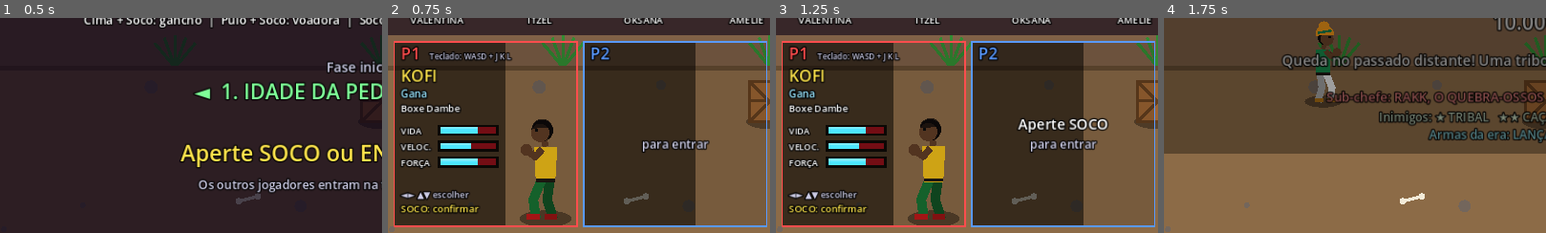
Above: before the commit, frames 1-4 (left to right).
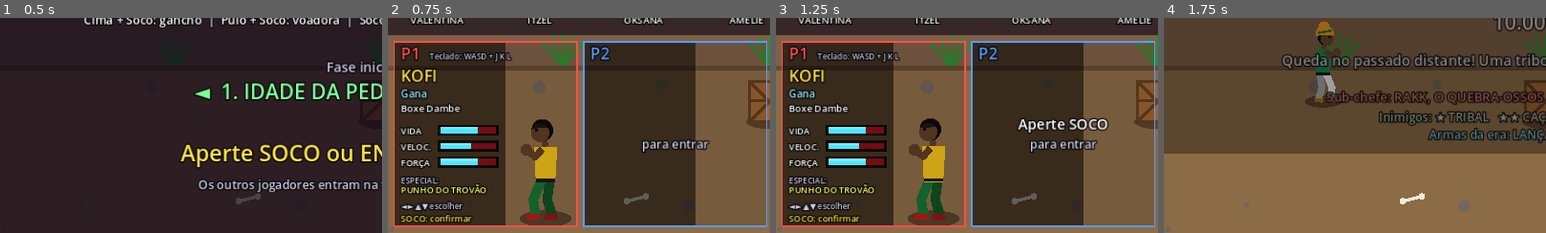
Above: after the commit, the same moments.

Repository: zugby0101/punho-do-tempo1
Game: Godot game, scene res://scenes/main.tscn
Two runs of this game, one before a commit and one after it. Both use one fixed random seed, a clock stepped at 60 frames per second and the inputs below.
Inputs:
- Up to frame 1 (0.5 s): no input
- Up to frame 2 (0.75 s): tap Enter (start) at 0.5 s; hold D (move_right) from 0.53 s (still down); tap J (attack) at 0.6 s
- Up to frame 3 (1.25 s): keep holding D (move_right); tap K (jump) at 0.77, 1.07 s; tap L (special) at 0.8 s
- Up to frame 4 (1.75 s): release D (move_right) at 1.28 s; hold S (move_down) from 1.28 s (still down); tap L (special) at 1.35 s; tap K (jump) at 1.52 s; tap Enter (start) at 1.55 s
The pictures show only the part of the screen within x 0-50%, y 50-100%; the shares and areas given below are measured in that part.

Frame 1 is identical in both runs. In frame 2, 2.4% of the frame differs, in the area x 3-26%, y 73-96%; in frame 3, 2.4%; in frame 4, nothing differs.

Commit message:
Adiciona golpe especial exclusivo para cada personagem
14 especiais com 8 mecânicas: giro, rajada, salto com onda de choque,
mergulho, salto ascendente, investida, projétil de energia e onda sísmica.
Nome do golpe aparece na seleção e ao executar.

Co-Authored-By: Claude Opus 5.5 <noreply@anthropic.com>
Claude-Session: https://claude.ai/code/session_01F7JcMAfvqt3WyJLdoP2HiQ

Diff:
--- a/scripts/characters.gd
+++ b/scripts/characters.gd
@@ -22,11 +22,34 @@
 	]
 
 
+## Golpe especial exclusivo de cada personagem (mesma ordem da lista).
+## type: spin, flurry, slam, dive, rise, dash, projectile, quake (ver player.gd).
+static func _specials() -> Array:
+	return [
+		{"name": "MEIA-LUA DE COMPASSO", "type": "spin", "pose": "kick", "dur": 0.55, "interval": 0.18, "reach": 96, "dmg": 7, "move": 120.0, "cost": 6, "color": Color(1, 0.9, 0.2)},
+		{"name": "RAJADA DE JABS", "type": "flurry", "pose_a": "jab", "pose_b": "cross", "dur": 0.6, "interval": 0.08, "reach": 66, "dmg": 3, "lunge": 40.0, "final_dmg": 12, "cost": 6, "color": Color(0.5, 0.8, 1)},
+		{"name": "ESMAGADOR TEXANO", "type": "slam", "jump_v": 720.0, "move": 240.0, "reach": 125, "dmg": 20, "cost": 8, "color": Color(1, 0.7, 0.3)},
+		{"name": "TOPE SUICIDA", "type": "dive", "speed": 560.0, "dur": 0.45, "interval": 0.0, "reach": 62, "dmg": 16, "cost": 7, "color": Color(1, 0.3, 0.6)},
+		{"name": "MOINHO SIBERIANO", "type": "spin", "pose": "special", "dur": 0.8, "interval": 0.2, "reach": 112, "dmg": 9, "move": 60.0, "cost": 8, "color": Color(1, 0.3, 0.3)},
+		{"name": "CHUTE DO HOPAK", "type": "rise", "pose": "kick", "jump_v": 640.0, "move": 140.0, "interval": 0.12, "reach": 72, "dmg": 6, "cost": 6, "color": Color(1, 0.95, 0.5)},
+		{"name": "TORNADO DE CHUTES", "type": "dash", "pose": "kick", "spin": true, "startup": 0.05, "speed": 380.0, "dur": 0.5, "interval": 0.1, "reach": 72, "dmg": 5, "cost": 6, "color": Color(0.3, 1, 0.5)},
+		{"name": "FOUETTÉ TRIPLO", "type": "flurry", "pose_a": "kick", "pose_b": "kick", "dur": 0.54, "interval": 0.18, "reach": 92, "dmg": 7, "lunge": 70.0, "final_dmg": 10, "cost": 6, "color": Color(0.7, 0.6, 1)},
+		{"name": "ONDA KI", "type": "projectile", "proj": "ki", "speed": 520.0, "dmg": 18, "cost": 7, "color": Color(0.4, 0.85, 1)},
+		{"name": "CHUTE DA FÊNIX", "type": "dive", "pose": "jumpkick", "speed": 520.0, "dur": 0.5, "interval": 0.12, "reach": 68, "dmg": 6, "cost": 7, "color": Color(1, 0.4, 0.15)},
+		{"name": "PUNHO DO TROVÃO", "type": "dash", "pose": "cross", "startup": 0.22, "speed": 470.0, "dur": 0.28, "interval": 0.0, "reach": 70, "dmg": 22, "cost": 8, "color": Color(1, 1, 0.4)},
+		{"name": "ONDA SÍSMICA", "type": "quake", "dmg": 14, "speed": 420.0, "cost": 7, "color": Color(0.85, 0.6, 0.3)},
+		{"name": "INVESTIDA HAKA", "type": "dash", "pose": "charge", "startup": 0.15, "speed": 430.0, "dur": 0.6, "interval": 0.0, "reach": 60, "dmg": 15, "cost": 8, "color": Color(0.9, 0.9, 0.9)},
+		{"name": "JOELHADA VOADORA", "type": "rise", "pose": "jumpkick", "jump_v": 560.0, "move": 320.0, "interval": 0.0, "reach": 66, "dmg": 17, "cost": 7, "color": Color(1, 0.6, 0.1)},
+	]
+
+
 static func list() -> Array:
 	var arr := _list_base()
 	var ends := _endings()
+	var sps := _specials()
 	for i in arr.size():
 		arr[i]["ending"] = ends[i]
+		arr[i]["special"] = sps[i]
 	return arr
 
 
--- /dev/null
+++ b/scripts/energy.gd
@@ -0,0 +1,63 @@
+extends Node2D
+## Projéteis dos golpes especiais: "ki" (bola de energia) e "wave" (onda pelo chão).
+
+var game
+var owner_player
+var kind := "ki"
+var dir := 1
+var speed := 520.0
+var dmg := 18
+var color := Color(0.4, 0.85, 1)
+var height := 50.0
+var life := 1.2
+var t := 0.0
+var hit_list: Array = []
+
+
+func _physics_process(delta: float) -> void:
+	if game == null or game.is_frozen():
+		return
+	t += delta
+	life -= delta
+	position.x += dir * speed * delta
+	if life <= 0.0 or position.x < game.cam_left() - 40.0 or position.x > game.cam_right() + 40.0:
+		queue_free()
+		return
+	var targets: Array = game._alive_enemies()
+	targets.append_array(get_tree().get_nodes_in_group("breakables"))
+	for e in targets:
+		if e in hit_list or not e.can_be_hit():
+			continue
+		var reach := 34.0 if kind == "ki" else 30.0
+		if absf(e.position.x - position.x) < reach and absf(e.position.y - position.y) < 26.0:
+			hit_list.append(e)
+			var p: float = owner_player.power if is_instance_valid(owner_player) else 1.0
+			e.take_hit(int(dmg * p), dir, true)
+			if is_instance_valid(owner_player):
+				game.on_hit(owner_player, e, {"dmg": dmg, "heavy": true, "knock": true})
+			if kind == "ki":
+				game.spawn_spark(position + Vector2(0, -height), color, 1.6)
+				queue_free()
+				return
+	queue_redraw()
+
+
+func _draw() -> void:
+	if kind == "ki":
+		draw_set_transform(Vector2.ZERO, 0.0, Vector2(1.0, 0.3))
+		draw_circle(Vector2.ZERO, 16.0, Color(0, 0, 0, 0.3))
+		draw_set_transform(Vector2.ZERO)
+		var c := Vector2(0, -height)
+		for k in 4:
+			draw_circle(c - Vector2(dir * k * 12.0, 0), 14.0 - k * 3.0, Color(color.r, color.g, color.b, 0.25 - k * 0.05))
+		var pulse := 2.0 * sin(t * 30.0)
+		draw_circle(c, 18.0 + pulse, Color(color.r, color.g, color.b, 0.45))
+		draw_circle(c, 11.0 + pulse * 0.5, color)
+		draw_circle(c, 6.0, Color(1, 1, 1))
+	else:
+		# pedras saltando do chão
+		for k in 4:
+			var x := -dir * k * 16.0
+			var hgt := 34.0 * (1.0 - k * 0.22) * (0.8 + 0.2 * sin(t * 40.0 + k))
+			draw_colored_polygon(PackedVector2Array([Vector2(x - 9, 0), Vector2(x + 9, 0), Vector2(x + 2, -hgt), Vector2(x - 3, -hgt * 0.8)]), color.darkened(0.15 * k))
+		draw_circle(Vector2(-dir * 24.0, -6), 12.0, Color(0.75, 0.65, 0.5, 0.4))
--- a/scripts/fighter.gd
+++ b/scripts/fighter.gd
@@ -257,6 +257,8 @@
 	var t := state_time
 	if state == "jump":
 		return 1.0
+	if state == "special":
+		return float(attack.get("phase", 1.0))
 	var st: float = attack.startup
 	var ae: float = st + float(attack.active)
 	if t < st:
@@ -268,7 +270,7 @@
 
 func _current_pose() -> String:
 	match state:
-		"attack":
+		"attack", "special":
 			return attack.get("pose", "jab")
 		"jump":
 			return attack.get("pose", "jump") if not attack.is_empty() else "jump"
@@ -287,7 +289,7 @@
 	draw_circle(Vector2.ZERO, 24.0 * s * shs, Color(0, 0, 0, 0.38))
 	draw_set_transform(Vector2.ZERO)
 
-	if invuln > 0.0 and state != "attack" and int(invuln * 20.0) % 2 == 0:
+	if invuln > 0.0 and not (state in ["attack", "special"]) and int(invuln * 20.0) % 2 == 0:
 		return
 	if state == "dead" and int(state_time * 16.0) % 2 == 0:
 		return
@@ -304,8 +306,10 @@
 			rot = -PI * 0.5 * (1.0 - state_time / 0.4)
 			off.y -= 6.0 * s * (1.0 - state_time / 0.4)
 	var df := facing
-	if state == "attack" and attack.get("pose", "") == "special":
+	if state in ["attack", "special"] and (attack.get("pose", "") == "special" or attack.get("spin", false)):
 		df = facing if int(state_time * 18.0) % 2 == 0 else -facing
+	if state == "special" and attack.get("pose", "") == "dive":
+		rot = PI * 0.45
 	draw_set_transform(off, rot * df, Vector2(df * s, s))
 	_draw_body(_current_pose(), _attack_phase())
 	draw_set_transform(Vector2.ZERO)
@@ -374,6 +378,11 @@
 				hb = Vector2(lerpf(-2.0, 22.0, p), -62)
 				lean = 7.0 * p
 				bf.x -= 5.0 * p
+		"dive":
+			hf = Vector2(6, -96)
+			hb = Vector2(-2, -94)
+			bf = Vector2(-6, 4)
+			ff = Vector2(6, 4)
 		"throw":
 			hf = Vector2(34, -72)
 			hb = Vector2(-12, -64)
--- a/scripts/hud.gd
+++ b/scripts/hud.gd
@@ -202,12 +202,14 @@
 		for k in stats.size():
 			_text(Vector2(px + 8, py + 116 + k * 20), stats[k][0], 11, Color(1, 1, 1))
 			_bar(Vector2(px + 58, py + 107 + k * 20), 70, 8, stats[k][1], Color(0.3, 0.9, 1))
+		_text(Vector2(px + 8, py + 178), "ESPECIAL:", 10, Color(0.8, 0.8, 0.9))
+		_text(Vector2(px + 8, py + 190), c.special.name, 11, c.special.color)
 		if sl.ready:
-			_text(Vector2(px + 8, py + 200), "PRONTO!", 20, Color(0.4, 1, 0.5))
-			_text(Vector2(px + 8, py + 220), "pulo: cancelar", 11, Color(0.8, 0.8, 0.9))
+			_text(Vector2(px + 8, py + 210), "PRONTO!", 20, Color(0.4, 1, 0.5))
+			_text(Vector2(px + 8, py + 226), "pulo: cancelar", 10, Color(0.8, 0.8, 0.9))
 		else:
-			_text(Vector2(px + 8, py + 196), "◄► ▲▼ escolher", 11, Color(0.8, 0.8, 0.9))
-			_text(Vector2(px + 8, py + 214), "SOCO: confirmar", 12, Color(1, 0.9, 0.3))
+			_text(Vector2(px + 8, py + 210), "◄► ▲▼ escolher", 10, Color(0.8, 0.8, 0.9))
+			_text(Vector2(px + 8, py + 226), "SOCO: confirmar", 11, Color(1, 0.9, 0.3))
 
 
 func _draw_intro() -> void:
--- a/scripts/main.gd
+++ b/scripts/main.gd
@@ -17,6 +17,8 @@
 const Weapons = preload("res://scripts/weapons.gd")
 const WeaponItemScript = preload("res://scripts/weapon_item.gd")
 const ThrownScript = preload("res://scripts/thrown.gd")
+const EnergyScript = preload("res://scripts/energy.gd")
+const PopupScript = preload("res://scripts/popup.gd")
 
 const DEPTH_MIN := 360.0
 const DEPTH_MAX := 520.0
@@ -673,3 +675,28 @@
 	th.dir = p.facing
 	th.position = p.position + Vector2(p.facing * 20.0, 0)
 	entities.add_child(th)
+
+
+# ---------- Golpes especiais ----------
+func spawn_energy(p, kind: String, dir: int, sp: Dictionary) -> void:
+	var e = EnergyScript.new()
+	e.game = self
+	e.owner_player = p
+	e.kind = kind
+	e.dir = dir
+	e.dmg = int(sp.dmg)
+	e.speed = float(sp.get("speed", 500.0))
+	e.color = sp.color
+	if kind == "wave":
+		e.height = 0.0
+		e.life = 0.9
+	e.position = p.position + Vector2(dir * 30.0, 2.0)
+	entities.add_child(e)
+
+
+func popup(text: String, pos: Vector2, col: Color) -> void:
+	var pp = PopupScript.new()
+	pp.text = text
+	pp.color = col
+	pp.position = pos
+	effects.add_child(pp)
--- a/scripts/player.gd
+++ b/scripts/player.gd
@@ -31,6 +31,12 @@
 var lives := 3
 var score := 0
 var out := false          # sem vidas (pode continuar apertando soco)
+
+# Golpe especial do personagem
+var special_def: Dictionary = {}
+var sp_tick := -1
+var sp_fired := false
+var sp_land_t := -1.0
 
 
 func _ready() -> void:
@@ -53,6 +59,7 @@
 	max_hp = c.hp
 	hp = max_hp
 	move_speed = Vector2(230, 140) * float(c.speed)
+	special_def = c.get("special", {})
 	queue_redraw()
 
 
@@ -95,7 +102,9 @@
 				vel = Vector2.ZERO
 				start_attack(ATK_THROW)
 				game.sfx.play("whoosh")
-			elif Controls.just(sets, "special") and hp > SPECIAL_COST:
+			elif Controls.just(sets, "special") and not special_def.is_empty() and hp > int(special_def.cost):
+				_start_special()
+			elif Controls.just(sets, "special") and special_def.is_empty() and hp > SPECIAL_COST:
 				hp -= SPECIAL_COST
 				invuln = 0.45
 				vel = Vector2.ZERO
@@ -132,6 +141,8 @@
 				air_t += delta
 				if air_t >= float(attack.startup) and air_t < float(attack.startup) + float(attack.active):
 					_check_hits(_targets())
+		"special":
+			_process_special(delta)
 		"attack":
 			if Controls.just(sets, "attack"):
 				buffered = true
@@ -148,6 +159,163 @@
 				set_state("idle")
 
 
+# ---------- Golpes especiais ----------
+func _start_special() -> void:
+	var sp := special_def
+	hp -= int(sp.cost)
+	set_state("special")
+	vel = Vector2.ZERO
+	sp_tick = -1
+	sp_fired = false
+	sp_land_t = -1.0
+	hit_list.clear()
+	attack = {"pose": sp.get("pose", "special"), "dmg": int(sp.get("dmg", 10)), "reach": float(sp.get("reach", 70)),
+		"knock": false, "radial": sp.type == "spin", "depth": 28.0, "heavy": true, "phase": 1.0,
+		"spin": sp.get("spin", sp.type == "spin")}
+	match sp.type:
+		"spin":
+			invuln = float(sp.dur) + 0.1
+		"slam", "rise":
+			vz = float(sp.jump_v)
+			height = 0.1
+			vel.x = facing * float(sp.move)
+			invuln = 0.5
+			if sp.type == "slam":
+				attack.pose = "slam"
+				attack.phase = -1.0
+		"dive":
+			invuln = float(sp.dur) + 0.2
+			if not sp.has("pose"):
+				attack.pose = "dive"
+		"dash":
+			invuln = float(sp.startup) + float(sp.dur) + 0.1
+			attack.phase = -1.0
+		"projectile":
+			attack.pose = "jab"
+			attack.phase = -1.0
+		"quake":
+			attack.pose = "slam"
+			attack.phase = -1.0
+	game.sfx.play("special")
+	game.popup(sp.name + "!", position + Vector2(0, -130.0 * body_scale), sp.color)
+
+
+## Reinicia a lista de acertos a cada `interval` segundos (golpes de vários acertos).
+func _multi_tick(interval: float) -> bool:
+	if interval <= 0.0:
+		return false
+	var tick := int(state_time / interval)
+	if tick != sp_tick:
+		sp_tick = tick
+		hit_list.clear()
+		return true
+	return false
+
+
+func _end_special() -> void:
+	attack = {}
+	vel = Vector2.ZERO
+	set_state("idle")
+
+
+func _process_special(delta: float) -> void:
+	var sp := special_def
+	var t := state_time
+	var targets := _targets()
+	match sp.type:
+		"spin":
+			vel = Vector2(facing * float(sp.move), 0)
+			_multi_tick(float(sp.interval))
+			attack.knock = t >= float(sp.dur) - float(sp.interval)
+			_check_hits(targets)
+			if t >= float(sp.dur):
+				_end_special()
+		"flurry":
+			var dur := float(sp.dur)
+			if t < dur:
+				if _multi_tick(float(sp.interval)):
+					attack.pose = sp.pose_a if sp_tick % 2 == 0 else sp.pose_b
+					vel.x = facing * float(sp.lunge)
+					game.sfx.play("whoosh")
+				vel.x = move_toward(vel.x, 0.0, 600.0 * delta)
+				attack.phase = 1.0 if fmod(t, float(sp.interval)) < float(sp.interval) * 0.6 else 0.3
+				_check_hits(targets)
+			elif t < dur + 0.15:
+				if not sp_fired:
+					sp_fired = true
+					hit_list.clear()
+					attack.pose = "upper"
+					attack.dmg = int(sp.final_dmg)
+					attack.knock = true
+					attack.phase = 1.0
+					vel.x = facing * 60.0
+				_check_hits(targets)
+			elif t >= dur + 0.45:
+				_end_special()
+		"slam":
+			if sp_land_t < 0.0:
+				attack.phase = -1.0 if vz > 0.0 else 1.0
+			elif t - sp_land_t > 0.3:
+				_end_special()
+		"dive":
+			var startup := 0.08
+			var dur := float(sp.dur)
+			if t < startup:
+				vel = Vector2.ZERO
+			elif t < startup + dur:
+				height = 32.0
+				vz = 0.0
+				vel = Vector2(facing * float(sp.speed), 0)
+				var iv := float(sp.interval)
+				_multi_tick(iv)
+				attack.knock = iv <= 0.0 or t >= startup + dur - iv
+				_check_hits(targets)
+			else:
+				vel.x = move_toward(vel.x, 0.0, 900.0 * delta)
+				if height <= 0.0:
+					_end_special()
+		"rise":
+			var iv := float(sp.interval)
+			if vz > 0.0:
+				_multi_tick(iv)
+				attack.knock = iv <= 0.0 or vz < 200.0
+				_check_hits(targets)
+		"dash":
+			var st := float(sp.startup)
+			var dur := float(sp.dur)
+			if t < st:
+				vel = Vector2.ZERO
+				attack.phase = -1.0
+			elif t < st + dur:
+				attack.phase = 1.0
+				vel = Vector2(facing * float(sp.speed), 0)
+				var iv := float(sp.interval)
+				_multi_tick(iv)
+				attack.knock = iv <= 0.0 or t >= st + dur - iv
+				_check_hits(targets)
+			else:
+				vel.x = move_toward(vel.x, 0.0, 1200.0 * delta)
+				if t >= st + dur + 0.25:
+					_end_special()
+		"projectile":
+			if t >= 0.16 and not sp_fired:
+				sp_fired = true
+				attack.phase = 1.0
+				game.spawn_energy(self, "ki", facing, sp)
+			if t >= 0.5:
+				_end_special()
+		"quake":
+			if t >= 0.3 and not sp_fired:
+				sp_fired = true
+				attack.phase = 1.0
+				game.spawn_energy(self, "wave", 1, sp)
+				game.spawn_energy(self, "wave", -1, sp)
+				game.shake(8.0)
+				game.sfx.play("thud", 0.0)
+			if t >= 0.65:
+				_end_special()
+
+
 func _on_weapon_changed() -> void:
 	combo = Weapons.player_combo(weapon) if not weapon.is_empty() else BASE_COMBO
 	combo_step = 0
@@ -160,6 +328,28 @@
 
 
 func _on_land() -> void:
+	if state == "special":
+		var ty: String = special_def.type
+		if ty == "slam" and sp_land_t < 0.0:
+			# Onda de choque ao cair
+			sp_land_t = state_time
+			attack.radial = true
+			attack.knock = true
+			attack.dmg = int(special_def.dmg)
+			attack.reach = float(special_def.reach)
+			attack.depth = 50.0
+			attack.phase = 1.0
+			hit_list.clear()
+			_check_hits(_targets())
+			game.shake(10.0)
+			game.sfx.play("thud", 0.0)
+			for k in 6:
+				var a := k * TAU / 6.0
+				game.spawn_spark(position + Vector2(cos(a) * 60.0, sin(a) * 18.0 - 10.0), special_def.color, 0.9)
+			vel = Vector2.ZERO
+		elif ty in ["dive", "rise"]:
+			_end_special()
+		return
 	if state == "jump":
 		attack = {}
 		vel = Vector2.ZERO
--- /dev/null
+++ b/scripts/popup.gd
@@ -0,0 +1,24 @@
+extends Node2D
+## Texto flutuante (nome do golpe especial).
+
+var text := ""
+var color := Color(1, 1, 1)
+var life := 1.0
+var max_life := 1.0
+
+
+func _process(delta: float) -> void:
+	life -= delta
+	position.y -= 30.0 * delta
+	if life <= 0.0:
+		queue_free()
+		return
+	queue_redraw()
+
+
+func _draw() -> void:
+	var a := clampf(life / max_life * 2.0, 0.0, 1.0)
+	var f := ThemeDB.fallback_font
+	var w := 300.0
+	draw_string_outline(f, Vector2(-w * 0.5, 0), text, HORIZONTAL_ALIGNMENT_CENTER, w, 17, 5, Color(0, 0, 0, 0.85 * a))
+	draw_string(f, Vector2(-w * 0.5, 0), text, HORIZONTAL_ALIGNMENT_CENTER, w, 17, Color(color.r, color.g, color.b, a))
